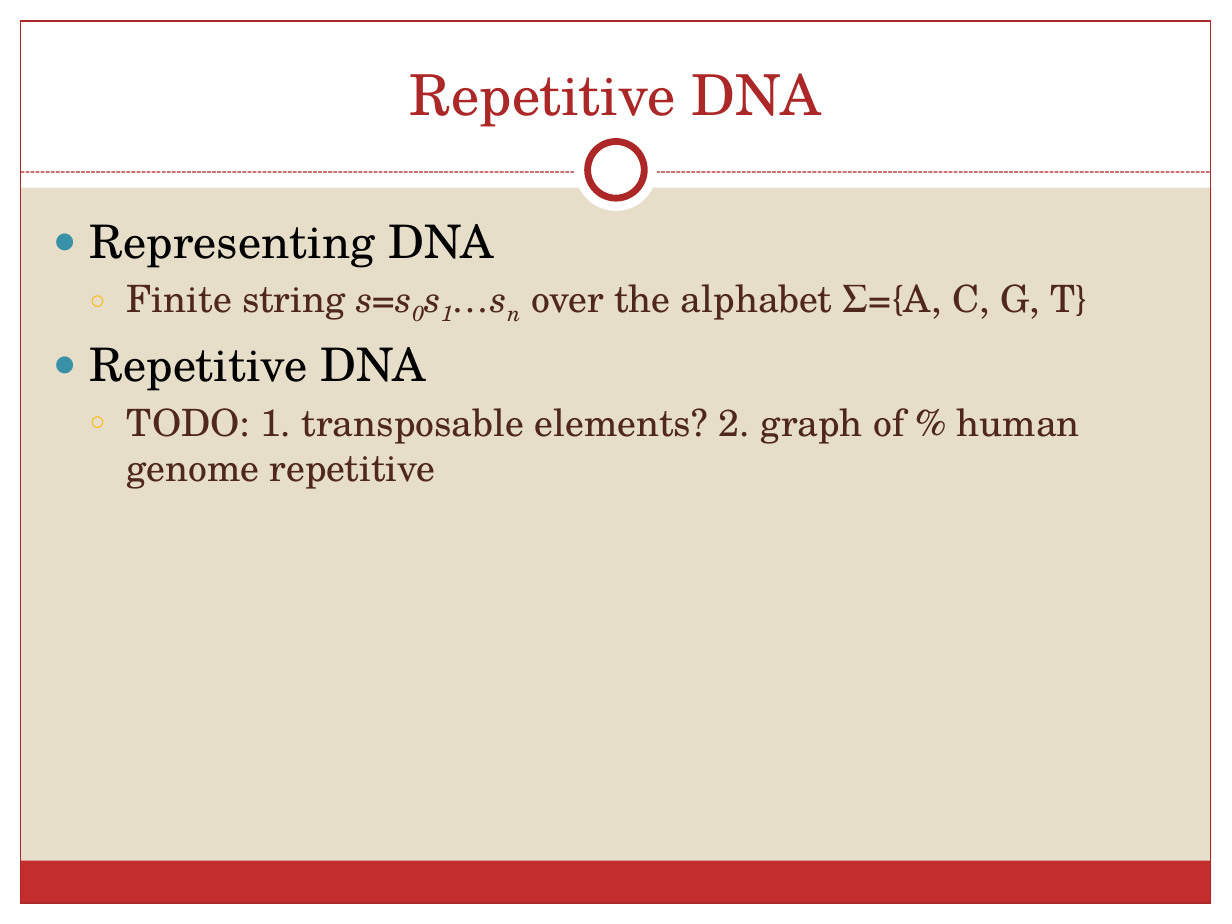
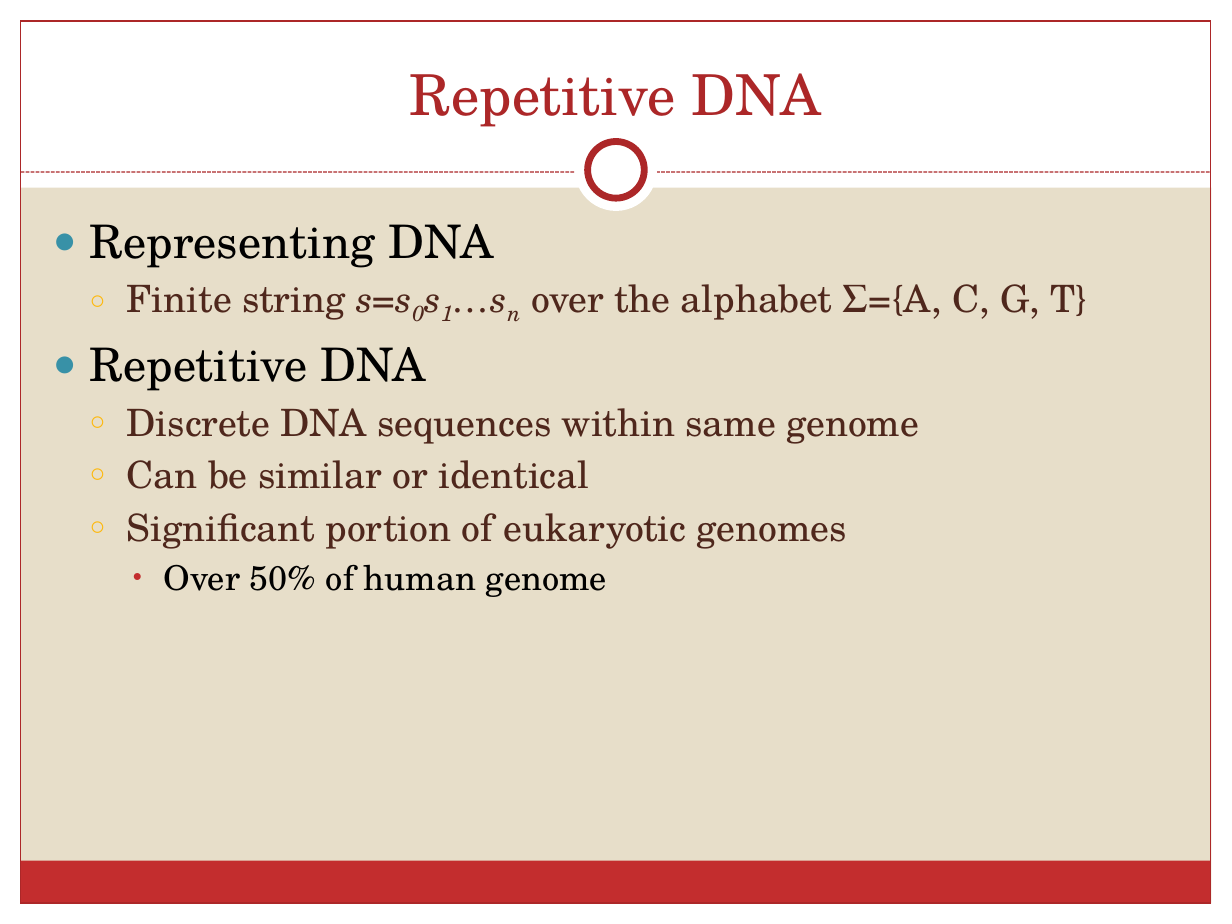
Before and after one commit to schaefce/proposal, a slide deck: slide 3 of SchaefferProposal.pptx. Drawn at 1232x924 pixels with LibreOffice and Linux fonts; fonts in the diff are those of the drawing. Boxes give left, top, right and bottom in pixels: in the first picture for what was removed or moved away, otherwise in the second. Text is boxed around its words. In the diff, an @@ line names an element or a change of style, - is before the commit and + after.

```diff
--- a/SchaefferProposal.pptx
+++ b/SchaefferProposal.pptx
@@ text at (x1=127, y1=408, x2=919, y2=597): text changed @@
-  ○ TODO: 1. transposable elements? 2. graph of % human genome repetitive
+  ○ Discrete DNA sequences within same genome
+  ○ Can be similar or identical
+  ○ Significant portion of eukaryotic genomes
+    • Over 50% of human genome
```
Also in this commit, not shown: 5 other slides changed, 4 slides added, 2 slides removed.
